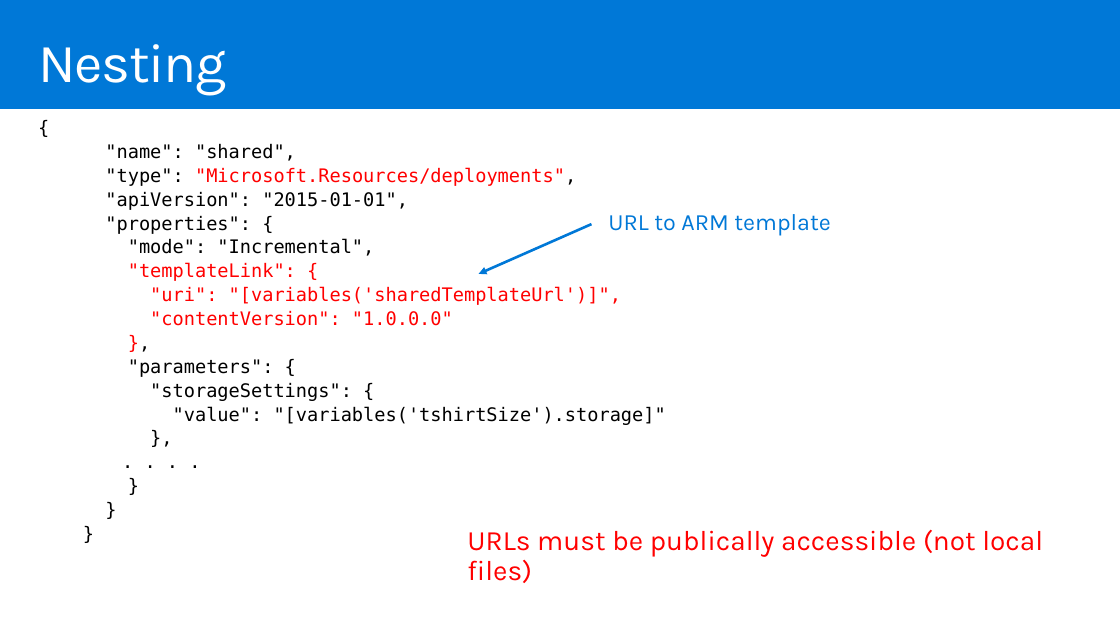
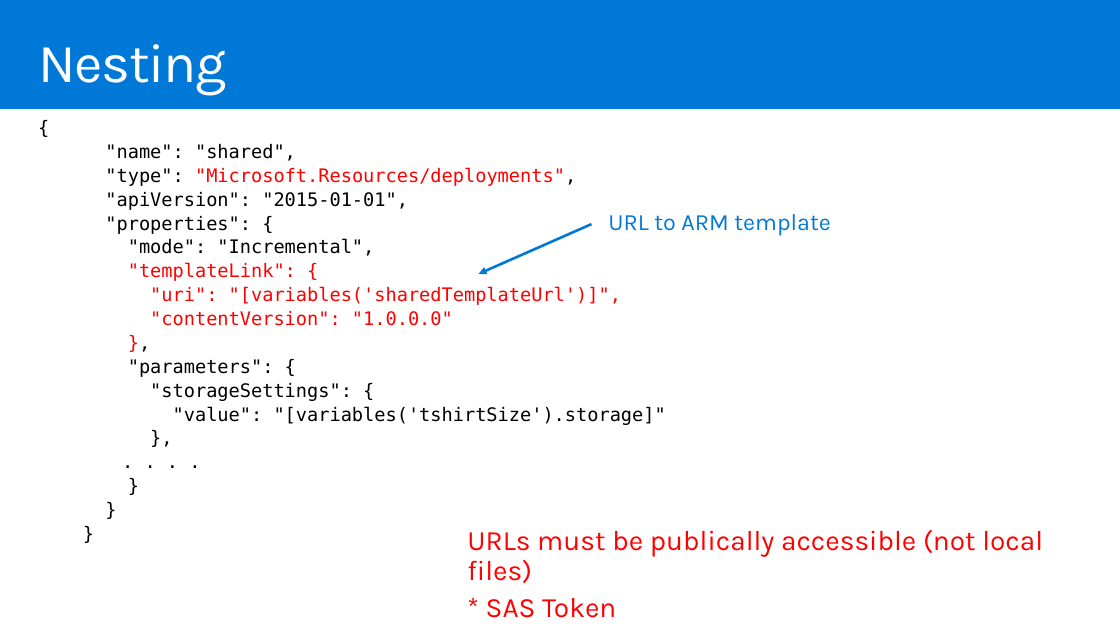
Before and after one commit to mcollier/StirTrek2016, a slide deck: slide 38 of Work on Your ARM Strength.pptx. Drawn at 1120x630 pixels with LibreOffice and Linux fonts; fonts in the diff are those of the drawing. Boxes give left, top, right and bottom in pixels: in the first picture for what was removed or moved away, otherwise in the second. Text is boxed around its words. In the diff, an @@ line names an element or a change of style, - is before the commit and + after.

Commit message:
Added logic to demonstrate using a SAS Token URL for the template files in blob storage.

```diff
--- a/Work on Your ARM Strength.pptx
+++ b/Work on Your ARM Strength.pptx
@@ text at (486,598,616,618): paragraph added @@
+* SAS Token
```
Also in this commit, not shown: 1 other slide changed, 2 other files.
